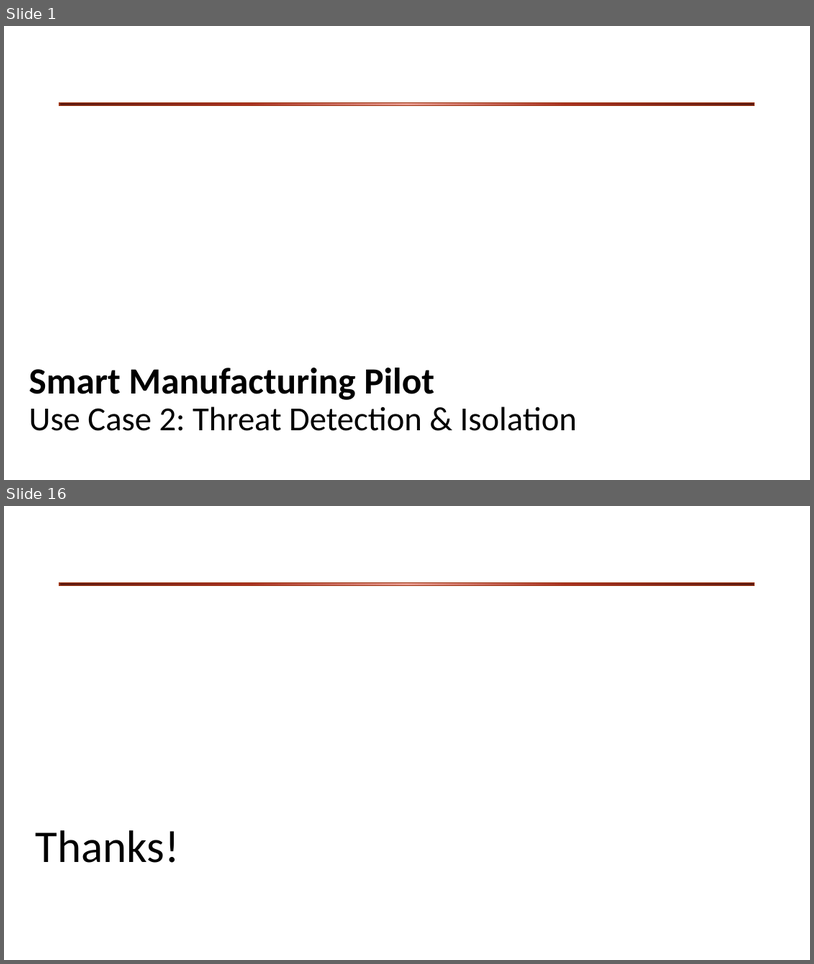
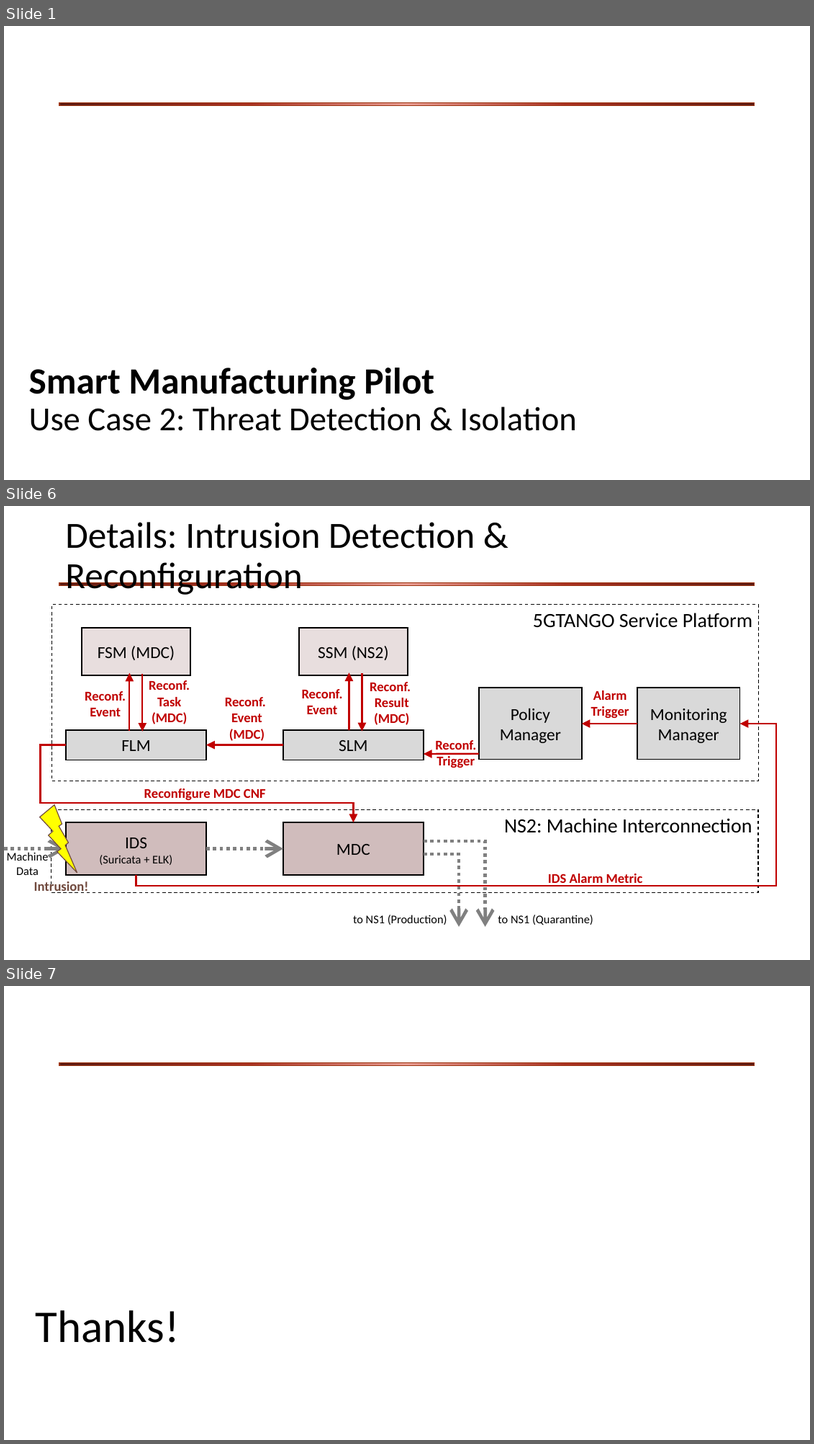
Before and after one commit to sonata-nfv/tng-industrial-pilot, a slide deck: doc/review-slides/uc2-review.pptx. Shown one above the other, each under a label of ours: slides 1 and 16 before the commit, slides 1, 6 and 7 after it; the slides between them are not shown. The pictures are 814x964 and 814x1444 pixels, drawn with LibreOffice and Linux fonts; fonts in the diff are those of the drawing; background and template pictures are left out. Boxes give left, top, right and bottom in pixels: in the first picture for what was removed or moved away, otherwise in the second. Text is boxed around its words. In the diff, an @@ line names an element or a change of style, - is before the commit and + after.

```diff
--- a/doc/review-slides/uc2-review.pptx
+++ b/doc/review-slides/uc2-review.pptx
@@ slide 6 added at [4, 506, 810, 960], background #FFFFFF; not listed: 2 template elements that a slide beside it also shows @@
@@ title added at [65, 522, 475, 595], 44 pt, text #000000 @@
+Details: Intrusion Detection & Reconfiguration
@@ group added at [52, 605, 759, 780]: 7 rectangles @@
+FSM (MDC)
+SSM (NS2)
+FLM
+SLM
+Policy Manager
+Monitoring Manager
+5GTANGO Service Platform
@@ arrow added from (130, 731) to (130, 673), #C00000 2 pt @@
@@ arrow added from (142, 674) to (142, 731), #C00000 2 pt @@
@@ arrow added from (350, 731) to (350, 672), #C00000 2 pt @@
@@ arrow added from (362, 674) to (362, 731), #C00000 2 pt @@
@@ text added at [85, 691, 126, 716], 16 pt, text #C00000, bold @@
+Reconf.
+Event
@@ text added at [149, 680, 190, 724], 16 pt, text #C00000, bold @@
+Reconf.
+Task
+(MDC)
@@ text added at [225, 697, 266, 741], 16 pt, text #C00000, bold @@
+Reconf.
+Event
+(MDC)
@@ text added at [302, 689, 343, 714], 16 pt, text #C00000, bold @@
+Reconf.
+Event
@@ text added at [370, 682, 411, 725], 16 pt, text #C00000, bold @@
+Reconf.
+Result
+(MDC)
@@ text added at [592, 690, 630, 718], 16 pt, text #C00000, bold @@
+Alarm Trigger
@@ elbow arrow added from (136, 875) to (741, 723), #C00000 2 pt @@
@@ text added at [435, 740, 476, 767], 16 pt, text #C00000, bold @@
+Reconf.
+Trigger
@@ arrow added from (638, 723) to (582, 723), #C00000 2 pt @@
@@ elbow arrow added from (67, 745) to (354, 822), #C00000 2 pt @@
@@ arrow added from (283, 745) to (206, 745), #C00000 2 pt @@
@@ arrow added from (479, 754) to (424, 754), #C00000 2 pt @@
@@ lightning bolt added at [40, 805, 77, 872], fill #FFFF00, outline #704A3D 1 pt @@
@@ text added at [144, 788, 266, 800], 16 pt, text #C00000, bold @@
+Reconfigure MDC CNF
@@ rectangle added at [52, 809, 759, 892], outline #000000 1 pt dashed, 24 pt, text #000000 @@
+NS2: Machine Interconnection
@@ rectangle added at [67, 822, 206, 875], fill #D0BCBC, outline #000000 1.5 pt, 14 pt, text #000000 @@
+IDS
+(Suricata + ELK)
@@ rectangle added at [283, 822, 424, 875], fill #D0BCBC, outline #000000 1.5 pt, 20 pt, text #000000 @@
+MDC
@@ arrow added from (4, 849) to (67, 849), #808080 4 pt dashed @@
@@ arrow added from (206, 849) to (283, 849), #808080 4 pt dashed @@
@@ elbow arrow added from (424, 841) to (486, 926), #808080 4 pt dashed @@
@@ text added at [7, 852, 49, 875], 14 pt, text #000000 @@
+Machine Data
@@ elbow arrow added from (424, 854) to (460, 926), #808080 4 pt dashed @@
@@ text added at [34, 881, 89, 893], 16 pt, text #704A3D, bold @@
+Intrusion!
@@ text added at [548, 873, 643, 886], 16 pt, text #C00000, bold @@
+IDS Alarm Metric
@@ text added at [353, 914, 448, 924], 14 pt, text #000000 @@
+to NS1 (Production)
@@ text added at [498, 914, 594, 925], 14 pt, text #000000 @@
+to NS1 (Quarantine)
@@ what was slide 16 is now slide 7 @@
```
Also in this commit, not shown: 3 slides changed, 1 other slide added, 11 slides removed, 1 other file.
